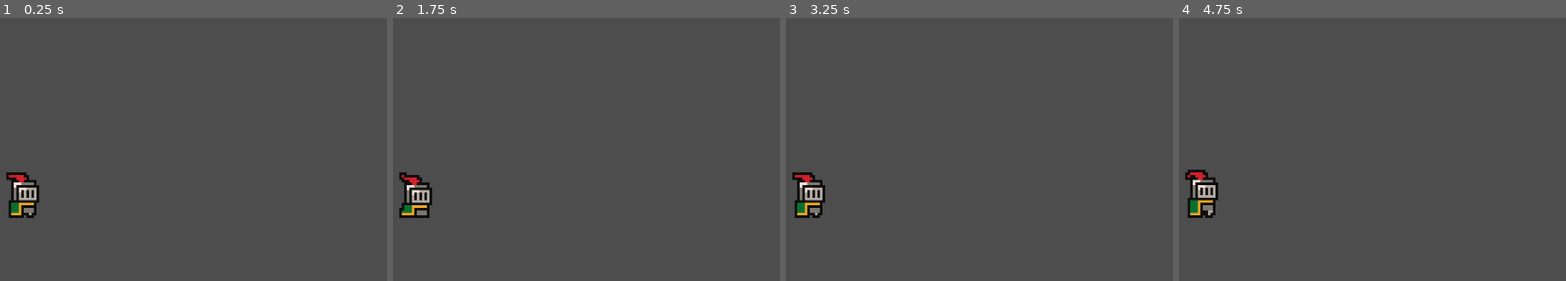
Above: before the commit, frames 1-4 (left to right).
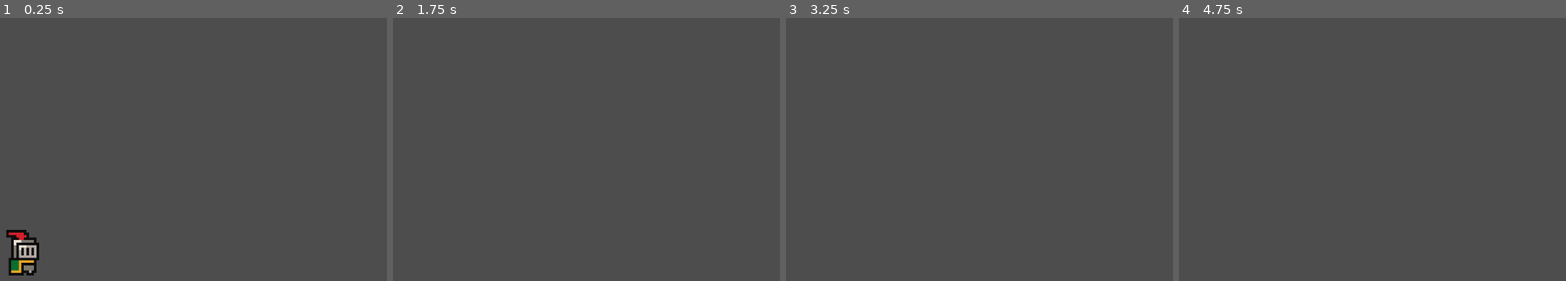
Above: after the commit, the same moments.

Repository: ashwinimanoj/first-godot-game
Game: Godot game, scene res://scenes/game.tscn
Same seed, same stepped clock (60 frames per second), same inputs: the game is played once before the commit and once after it.
Inputs:
- Up to frame 1 (0.25 s): no input
- Up to frame 2 (1.75 s): tap Enter (ui_accept) at 0.5, 0.6, 0.77, 1.07, 1.35, 1.52 s; hold Right (ui_right) from 0.53 s (still down)
- Up to frame 3 (3.25 s): tap Enter (ui_accept) at 1.82, 2.1, 2.85, 3.02 s; release Right (ui_right) at 2.03 s; hold Left (ui_left) 2.03-2.78 s; hold Right (ui_right) from 2.78 s (still down)
- Up to frame 4 (4.75 s): tap Enter (ui_accept) at 3.32, 3.5, 3.6, 3.77, 4.07, 4.35, 4.52 s; release Right (ui_right) at 4.28 s; hold Left (ui_left) from 4.28 s (still down)

The runs differ from the first frame. In frame 1, 2.3% of the frame differs, in the area x 1-11%, y 58-98%; in frame 2, 1.1%; in frame 3, 1.2%; in frame 4, 1.2%.

Commit message:
Add world collider

Diff:
--- /dev/null
+++ b/player.gd
@@ -0,0 +1,28 @@
+extends CharacterBody2D
+
+
+const SPEED = 300.0
+const JUMP_VELOCITY = -400.0
+
+# Get the gravity from the project settings to be synced with RigidBody nodes.
+var gravity = ProjectSettings.get_setting("physics/2d/default_gravity")
+
+
+func _physics_process(delta):
+	# Add the gravity.
+	if not is_on_floor():
+		velocity.y += gravity * delta
+
+	# Handle jump.
+	if Input.is_action_just_pressed("ui_accept") and is_on_floor():
+		velocity.y = JUMP_VELOCITY
+
+	# Get the input direction and handle the movement/deceleration.
+	# As good practice, you should replace UI actions with custom gameplay actions.
+	var direction = Input.get_axis("ui_left", "ui_right")
+	if direction:
+		velocity.x = direction * SPEED
+	else:
+		velocity.x = move_toward(velocity.x, 0, SPEED)
+
+	move_and_slide()
--- a/scenes/game.tscn
+++ b/scenes/game.tscn
@@ -1,6 +1,8 @@
-[gd_scene load_steps=2 format=3 uid="uid://bywsabjomhn7l"]
+[gd_scene load_steps=3 format=3 uid="uid://bywsabjomhn7l"]
 
 [ext_resource type="PackedScene" uid="uid://ck580ebschmi6" path="res://scenes/player.tscn" id="1_o8pbc"]
+
+[sub_resource type="WorldBoundaryShape2D" id="WorldBoundaryShape2D_jluw4"]
 
 [node name="Game" type="Node2D"]
 
@@ -10,3 +12,9 @@
 [node name="Camera2D" type="Camera2D" parent="."]
 position = Vector2(60, 36)
 zoom = Vector2(4, 4)
+
+[node name="StaticBody2D" type="StaticBody2D" parent="."]
+position = Vector2(57, 55)
+
+[node name="CollisionShape2D" type="CollisionShape2D" parent="StaticBody2D"]
+shape = SubResource("WorldBoundaryShape2D_jluw4")
--- a/scenes/player.tscn
+++ b/scenes/player.tscn
@@ -1,5 +1,6 @@
-[gd_scene load_steps=8 format=3 uid="uid://ck580ebschmi6"]
+[gd_scene load_steps=9 format=3 uid="uid://ck580ebschmi6"]
 
+[ext_resource type="Script" path="res://player.gd" id="1_g0swd"]
 [ext_resource type="Texture2D" uid="uid://coc87daael71k" path="res://assets/sprites/knight.png" id="1_kvkhn"]
 
 [sub_resource type="AtlasTexture" id="AtlasTexture_wiwmk"]
@@ -42,13 +43,14 @@
 radius = 4.12311
 
 [node name="Player" type="CharacterBody2D"]
+script = ExtResource("1_g0swd")
 
 [node name="AnimatedSprite2D" type="AnimatedSprite2D" parent="."]
 position = Vector2(0, -12)
 sprite_frames = SubResource("SpriteFrames_gs6ks")
 animation = &"idle"
 autoplay = "idle"
-frame_progress = 0.595338
+frame_progress = 0.882578
 
 [node name="CollisionShape2D" type="CollisionShape2D" parent="."]
 position = Vector2(0, -6)
